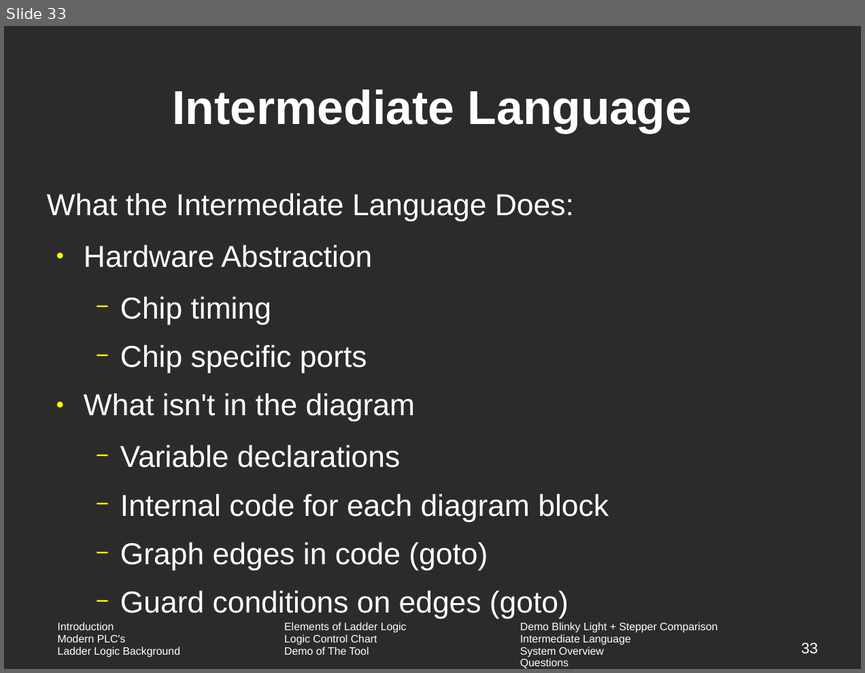
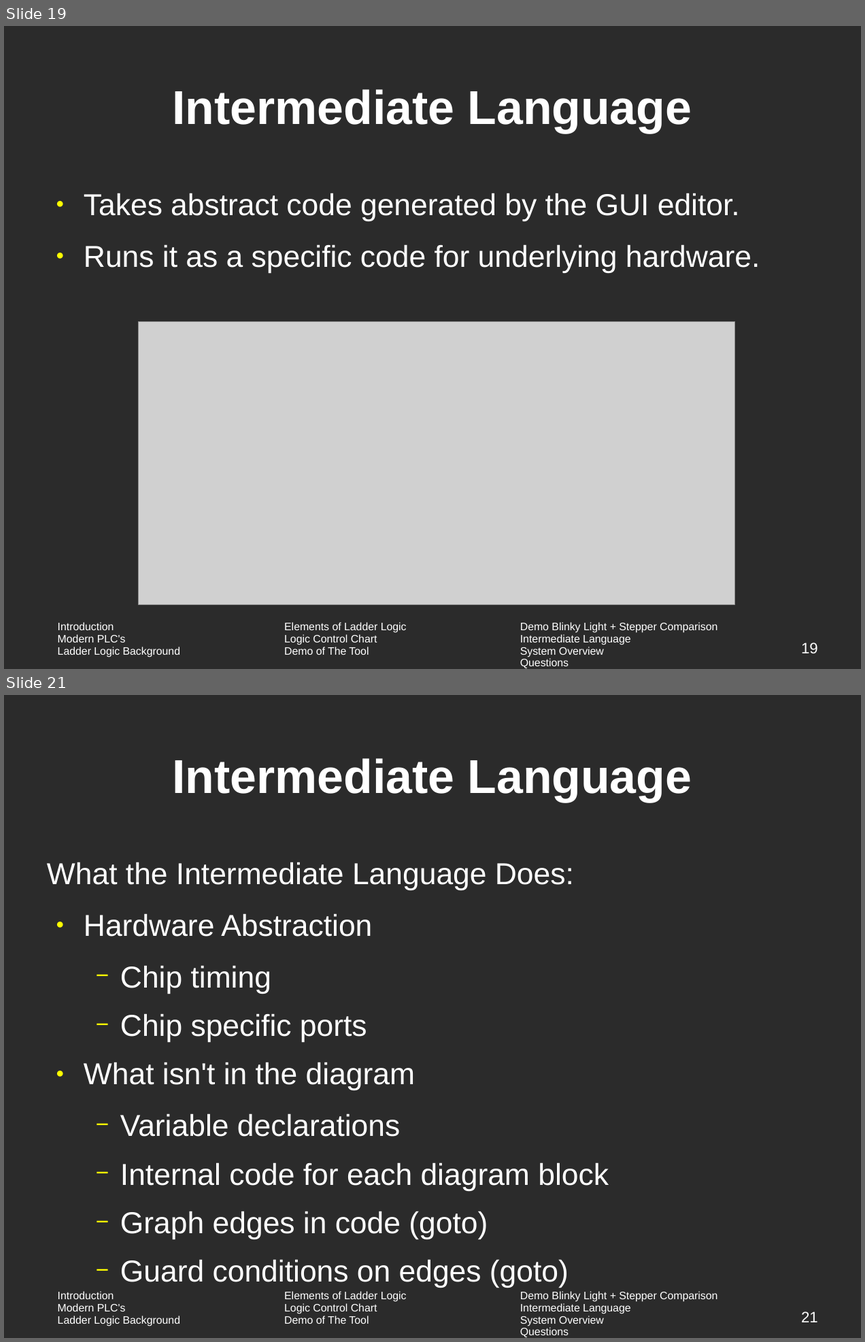
Before and after one commit to vortex-5/plcthesis, a slide deck: presentation/defense.odp. Shown one above the other, each under a label of ours: slide 33 before the commit, slides 19 and 21 after it; the slides between them are not shown. The pictures are 865x673 and 865x1342 pixels, drawn with LibreOffice and Linux fonts; fonts in the diff are those of the drawing; grey boxes stand for pictures; background and template pictures are left out; a plain dark background stands for a picture behind light text. Boxes give left, top, right and bottom in pixels: in the first picture for what was removed or moved away, otherwise in the second. Text is boxed around its words. In the diff, an @@ line names an element or a change of style, - is before the commit and + after.

```diff
--- a/presentation/defense.odp
+++ b/presentation/defense.odp
@@ slide 19 added at [4, 26, 861, 669], background picture (left out); not listed: 1 template element that a slide beside it also shows @@
@@ title added at [172, 89, 691, 133], 44 pt, text #FFFFFF, bold @@
+Intermediate Language
@@ text added at [84, 193, 759, 273], 28 pt, text #FFFFFF @@
+● Takes abstract code generated by the GUI editor.
+● Runs it as a specific code for underlying hardware.
@@ picture added at [139, 321, 736, 605] @@
@@ page number added at [801, 642, 818, 653], 14 pt, text #FFFFFF @@
+19
@@ what was slide 33 is now slide 21 @@
@@ page number at [801, 1311, 818, 1322]: text changed @@
-33
+21
```
Also in this commit, not shown: 5 slides changed, 15 other slides added, 29 slides removed, 24 other files.
